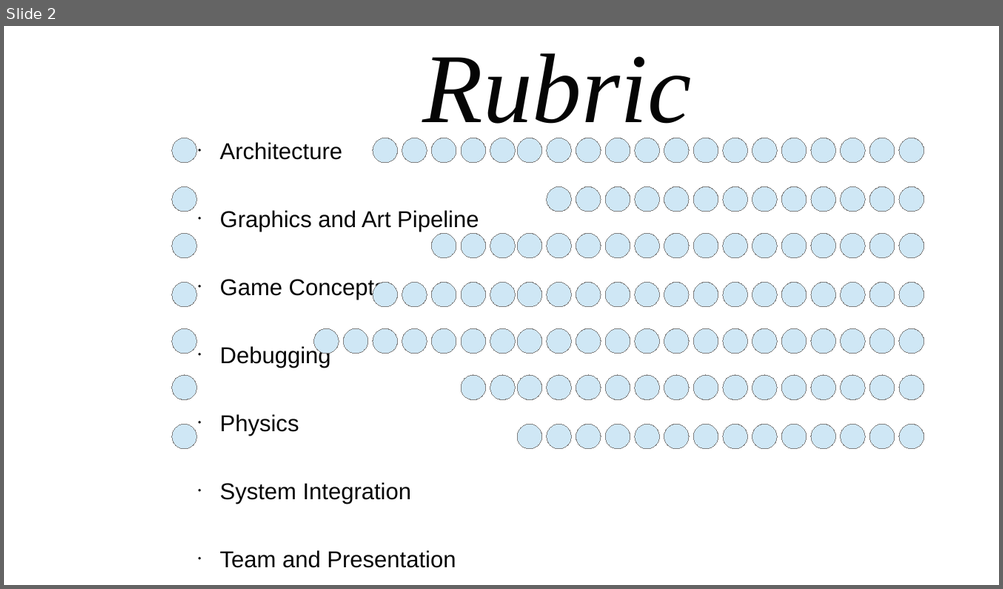
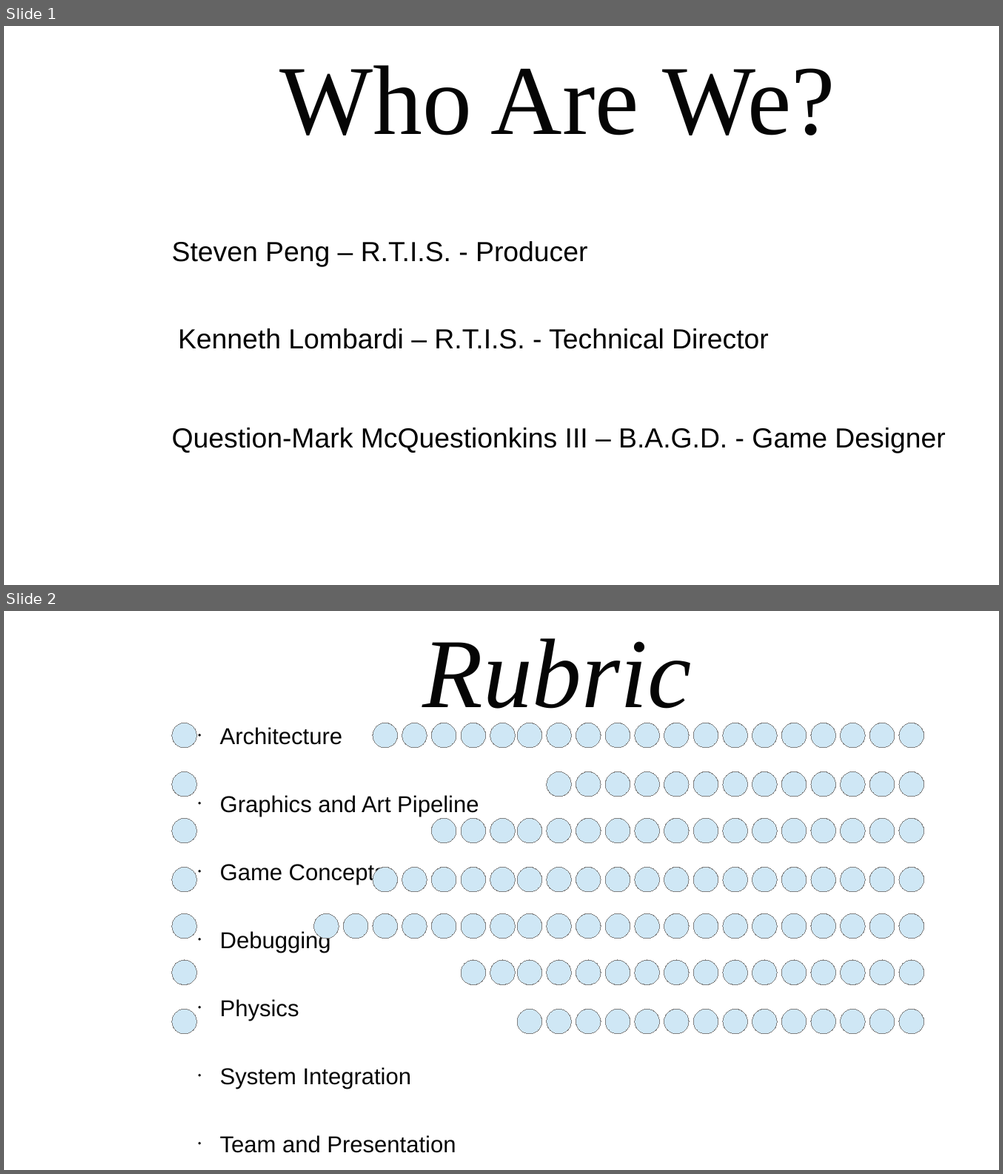
Before and after one commit to kennethlombardi/gam400, a slide deck: documents/EngineProofWho.odp. Shown one above the other, each under a label of ours: slide 2 before the commit, slides 1 and 2 after it. The pictures are 1003x589 and 1003x1174 pixels, drawn with LibreOffice and Linux fonts; fonts in the diff are those of the drawing; background and template pictures are left out. Boxes give left, top, right and bottom in pixels: in the first picture for what was removed or moved away, otherwise in the second. Text is boxed around its words. In the diff, an @@ line names an element or a change of style, - is before the commit and + after.

```diff
--- a/documents/EngineProofWho.odp
+++ b/documents/EngineProofWho.odp
@@ slide 1 added at (x1=4, y1=26, x2=999, y2=585), background picture (left out) @@
@@ title added at (x1=279, y1=65, x2=835, y2=136), 114.5 pt, text #050505 @@
+Who Are We?
@@ text added at (x1=172, y1=241, x2=587, y2=267), 32 pt, text #000000 @@
+Steven Peng – R.T.I.S. - Producer
@@ text added at (x1=178, y1=329, x2=768, y2=349), 32 pt, text #000000 @@
+Kenneth Lombardi – R.T.I.S. - Technical Director
@@ text added at (x1=172, y1=428, x2=945, y2=454), 32 pt, text #000000 @@
+Question-Mark McQuestionkins III – B.A.G.D. - Game Designer
```
Also in this commit, not shown: 1 slide changed, 1 slide removed, 7 other files.
